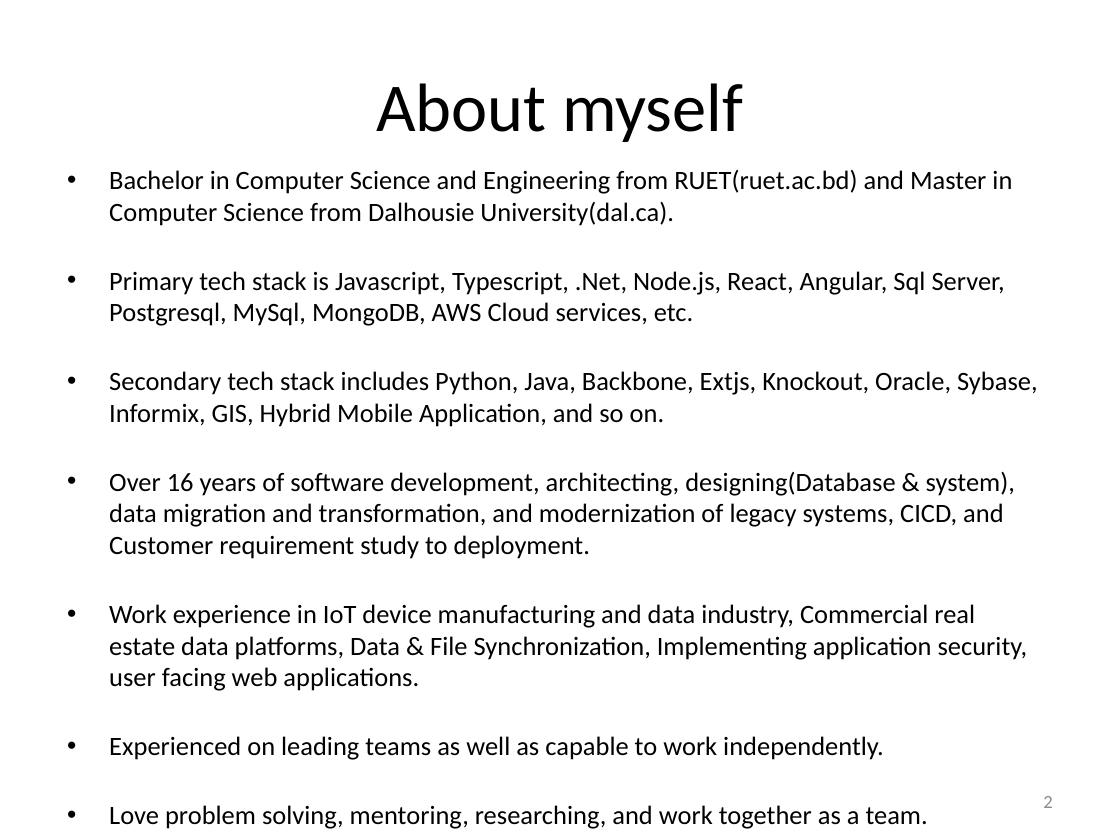
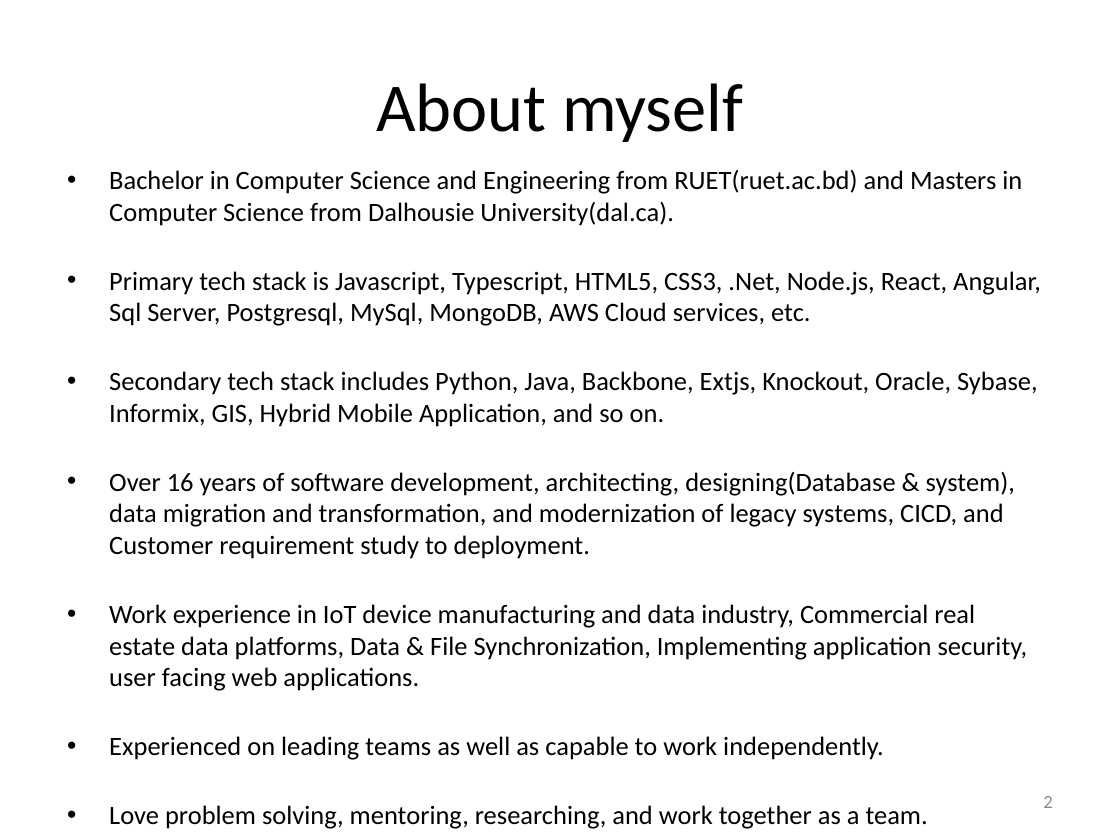
Before and after one commit to rashidul57/NsLandProgram, a slide deck: slide 2 of Presentation.pptx. Drawn at 1120x840 pixels with LibreOffice and Linux fonts; fonts in the diff are those of the drawing; background and template pictures are left out. Boxes give left, top, right and bottom in pixels: in the first picture for what was removed or moved away, otherwise in the second. Text is boxed around its words. In the diff, an @@ line names an element or a change of style, - is before the commit and + after.

```diff
--- a/Presentation.pptx
+++ b/Presentation.pptx
@@ text at box(109, 170, 1041, 326): text changed @@
-• Bachelor in Computer Science and Engineering from RUET(ruet.ac.bd) and Master in Computer Science from Dalhousie University(dal.ca).
-• Primary tech stack is Javascript, Typescript, .Net, Node.js, React, Angular, Sql Server, Postgresql, MySql, MongoDB, AWS Cloud services, etc.
+• Bachelor in Computer Science and Engineering from RUET(ruet.ac.bd) and Masters in Computer Science from Dalhousie University(dal.ca).
+• Primary tech stack is Javascript, Typescript, HTML5, CSS3, .Net, Node.js, React, Angular, Sql Server, Postgresql, MySql, MongoDB, AWS Cloud services, etc.
```
Also in this commit, not shown: 8 other slides changed.
